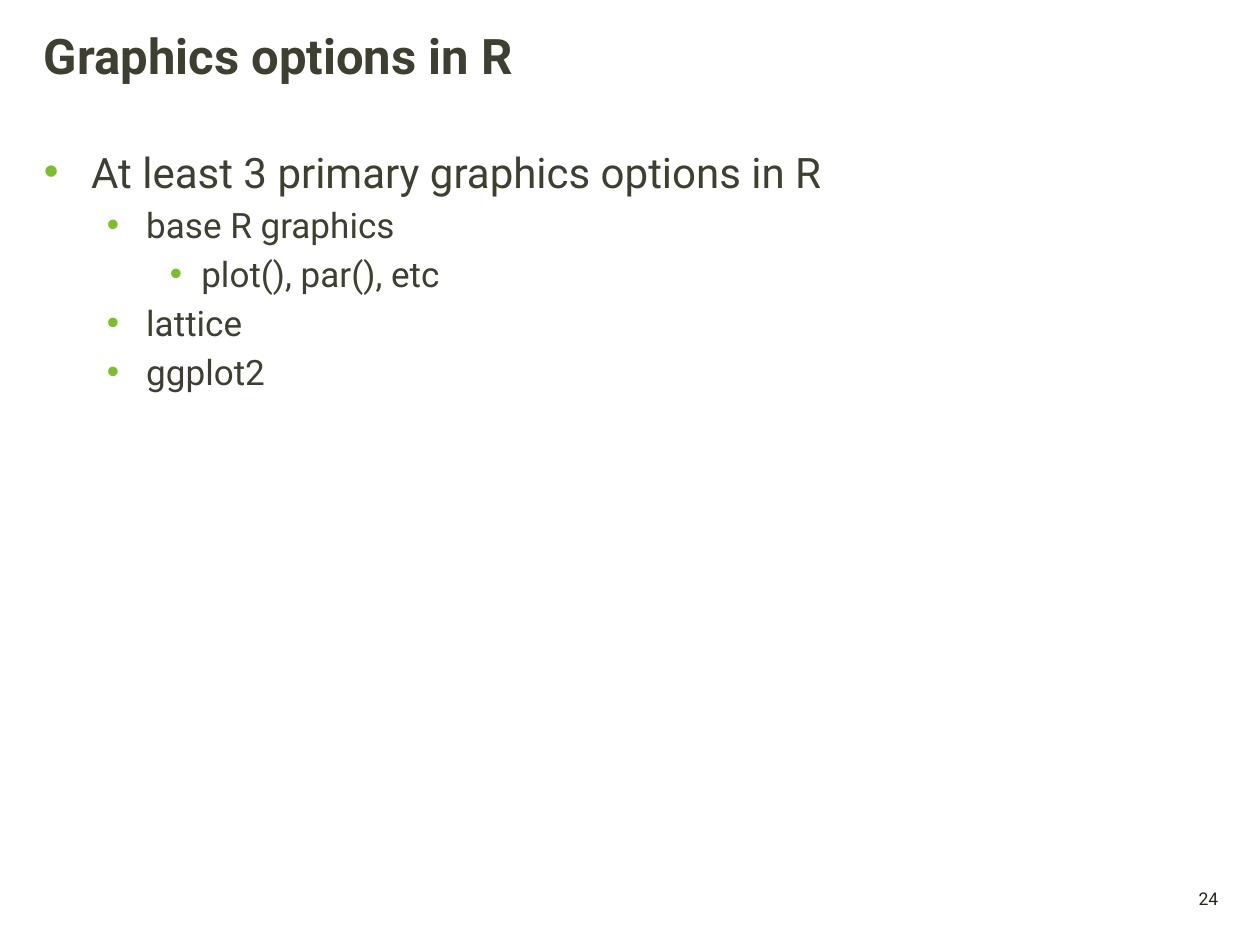
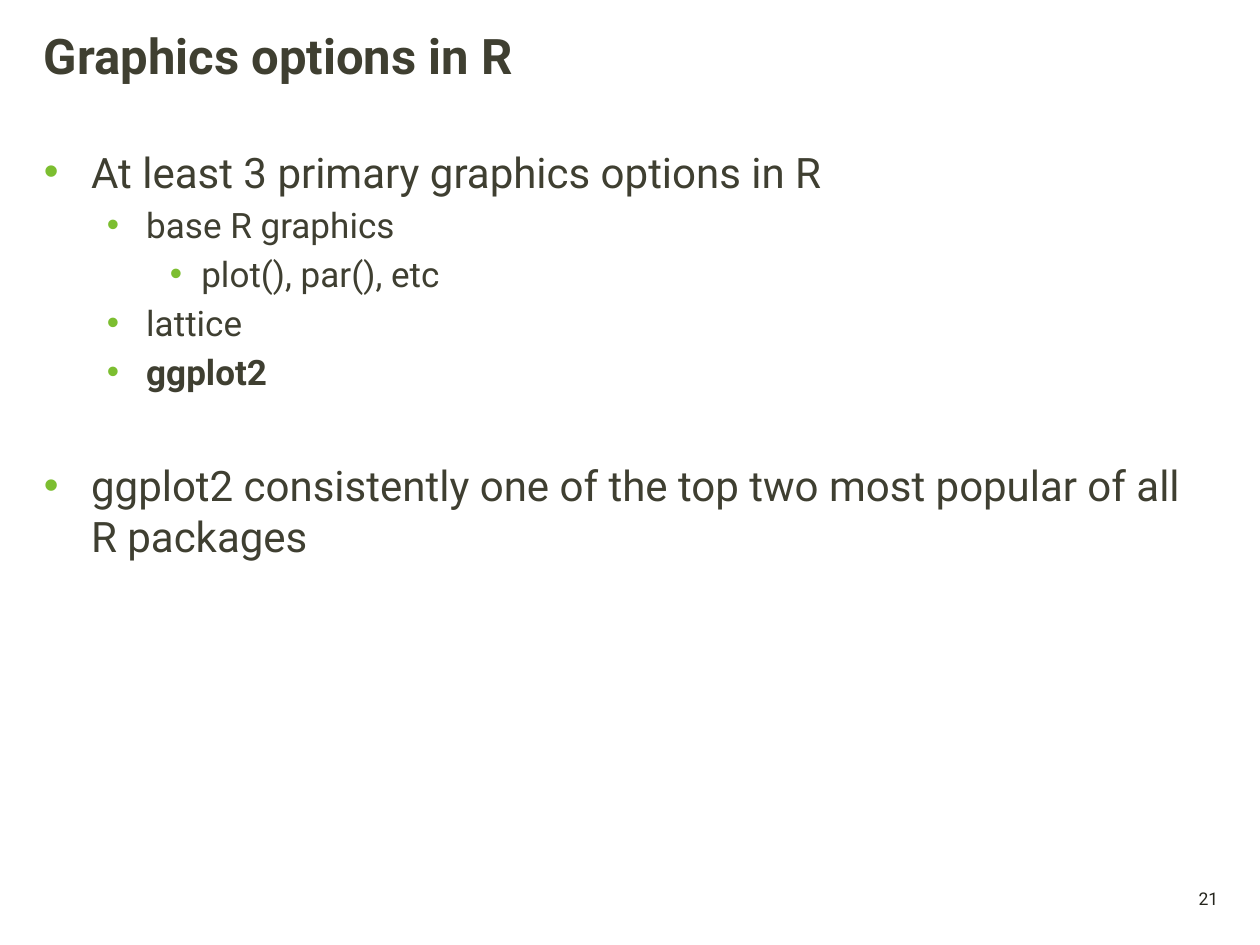
Before and after one commit to griffithlab/gen-viz-lectures, a slide deck: slide 21 of GenViz_Module2_Lecture.pptx (slide 24 before the commit). Drawn at 1260x945 pixels with LibreOffice and Linux fonts; fonts in the diff are those of the drawing; background and template pictures are left out. Boxes give left, top, right and bottom in pixels: in the first picture for what was removed or moved away, otherwise in the second. Text is boxed around its words. In the diff, an @@ line names an element or a change of style, - is before the commit and + after.

```diff
--- a/GenViz_Module2_Lecture.pptx
+++ b/GenViz_Module2_Lecture.pptx
@@ text at <box>146,358,267,393</box>: bold on in "ggplot2" @@
@@ text at <box>91,469,1179,561</box>: paragraph added @@
+• ggplot2 consistently one of the top two most popular of all R packages
@@ page number at <box>1199,892,1219,905</box>: text changed @@
-24
+21
```
Also in this commit, not shown: 8 other slides changed, 9 slides added, 11 slides removed, 2 other files.
